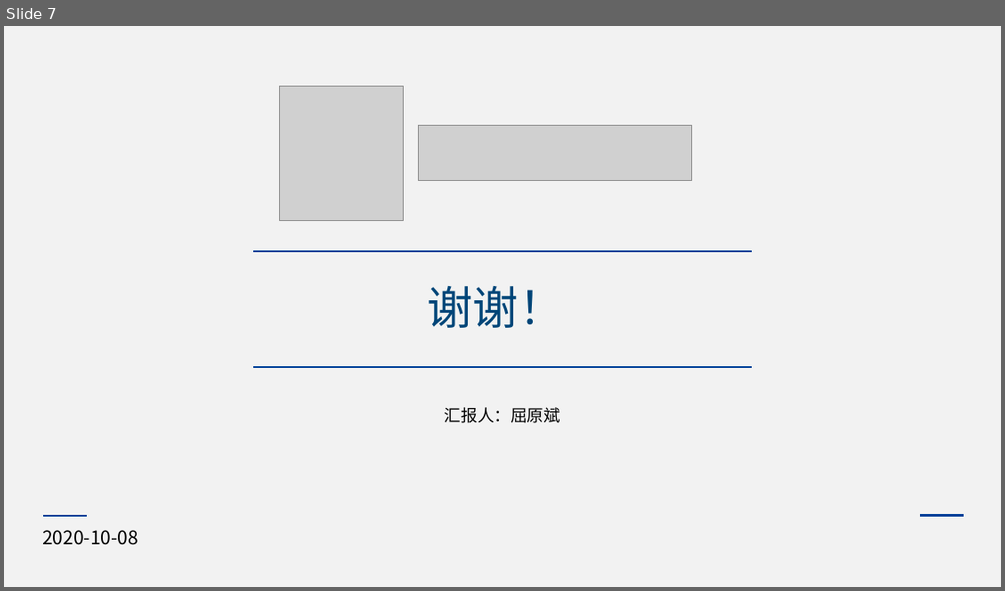
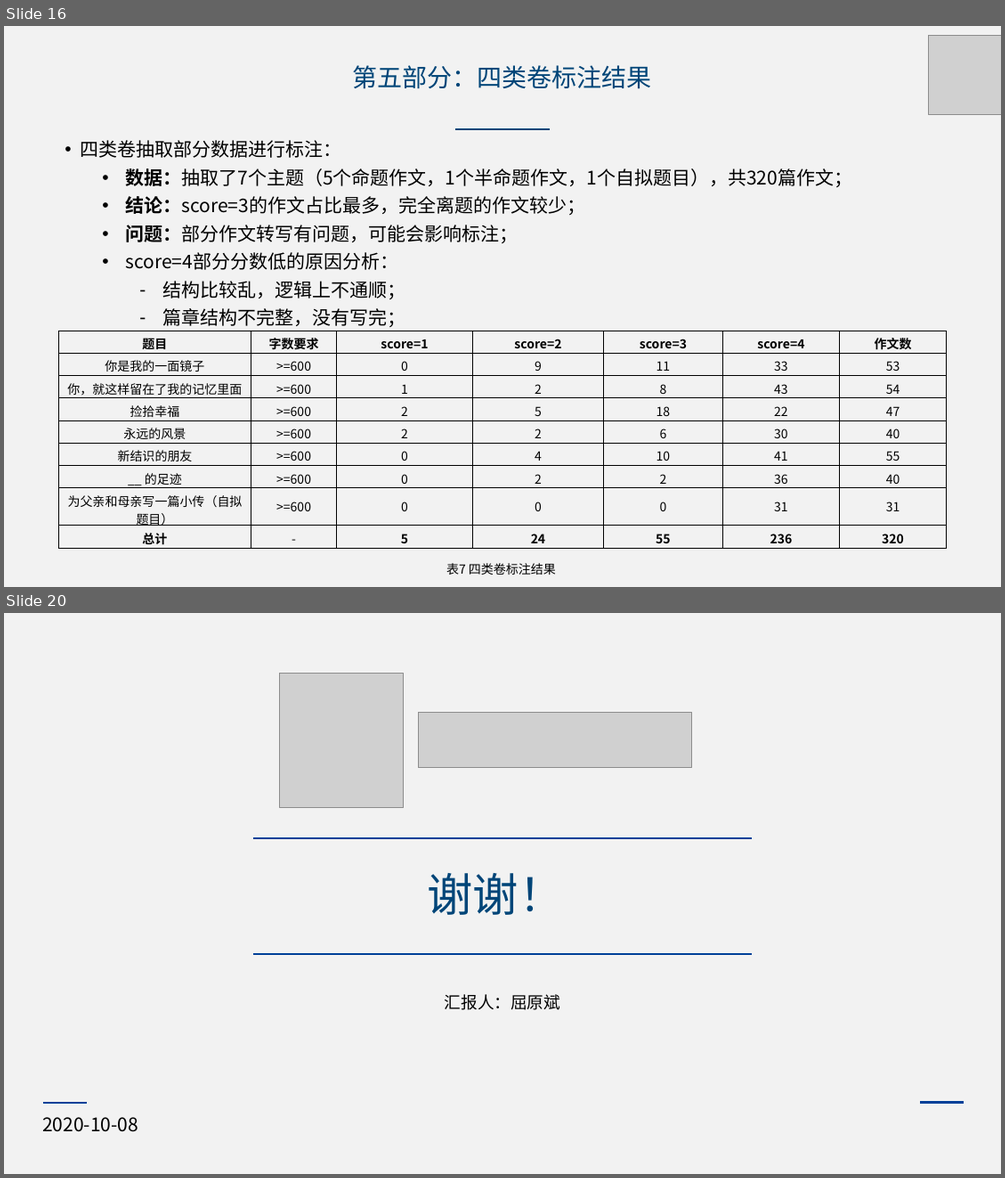
Before and after one commit to ybqu/courses, a slide deck: master/研究生工作/组会/屈原斌-组会-20201005.pptx. Shown one above the other, each under a label of ours: slide 7 before the commit, slides 16 and 20 after it; the slides between them are not shown. The pictures are 1005x591 and 1005x1178 pixels, drawn with LibreOffice and Linux fonts; fonts in the diff are those of the drawing; grey boxes stand for pictures. Boxes give left, top, right and bottom in pixels: in the first picture for what was removed or moved away, otherwise in the second. Text is boxed around its words. In the diff, an @@ line names an element or a change of style, - is before the commit and + after.

```diff
--- a/master/研究生工作/组会/屈原斌-组会-20201005.pptx
+++ b/master/研究生工作/组会/屈原斌-组会-20201005.pptx
@@ slide 16 added at <box>4,26,1001,587</box>, background #F2F2F2 @@
@@ picture added at <box>928,36,1001,114</box> @@
@@ text added at <box>353,65,652,89</box>, 24 pt, text #004578 @@
+第五部分：四类卷标注结果
@@ line added from (455, 130) to (550, 130), #004578 1.5 pt @@
@@ text added at <box>81,140,853,327</box>, 18 pt, text #000000 @@
+• 四类卷抽取部分数据进行标注：
+  • 数据：抽取了7个主题（5个命题作文，1个半命题作文，1个自拟题目），共320篇作文；
+  • 结论：score=3的作文占比最多，完全离题的作文较少；
+  • 问题：部分作文转写有问题，可能会影响标注；
+  • score=4部分分数低的原因分析：
+    – 结构比较乱，逻辑上不通顺；
+    – 篇章结构不完整，没有写完；
@@ table added at <box>58,330,947,548</box>, 9 rows, 7 columns @@
+题目 | 字数要求 | score=1 | score=2 | score=3 | score=4 | 作文数
+你是我的一面镜子 | >=600 | 0 | 9 | 11 | 33 | 53
+你，就这样留在了我的记忆里面 | >=600 | 1 | 2 | 8 | 43 | 54
+捡拾幸福 | >=600 | 2 | 5 | 18 | 22 | 47
+永远的风景 | >=600 | 2 | 2 | 6 | 30 | 40
+新结识的朋友 | >=600 | 0 | 4 | 10 | 41 | 55
+__ 的足迹 | >=600 | 0 | 2 | 2 | 36 | 40
+为父亲和母亲写一篇小传（自拟题目） | >=600 | 0 | 0 | 0 | 31 | 31
+总计 | - | 5 | 24 | 55 | 236 | 320
@@ text added at <box>446,563,556,574</box>, 12 pt, text #000000 @@
+表7 四类卷标注结果
@@ what was slide 7 is now slide 20 @@
```
Also in this commit, not shown: 4 slides changed, 13 other slides added, 1 slide removed, 1 other file.
